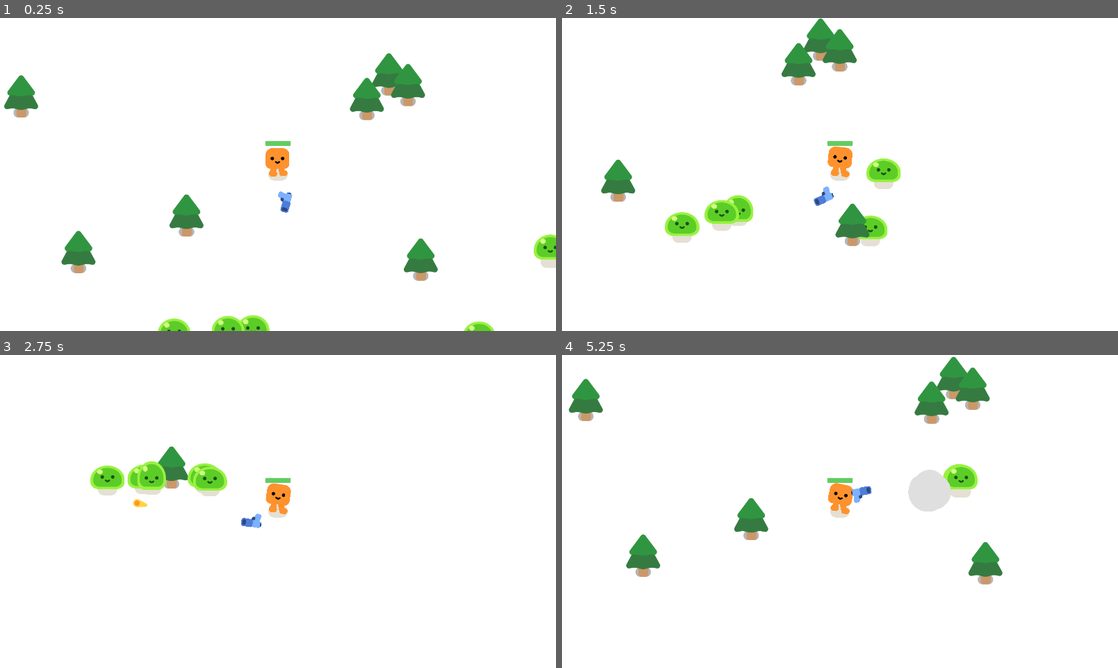
Above: before the commit, frames 1-4 (two rows, left to right).
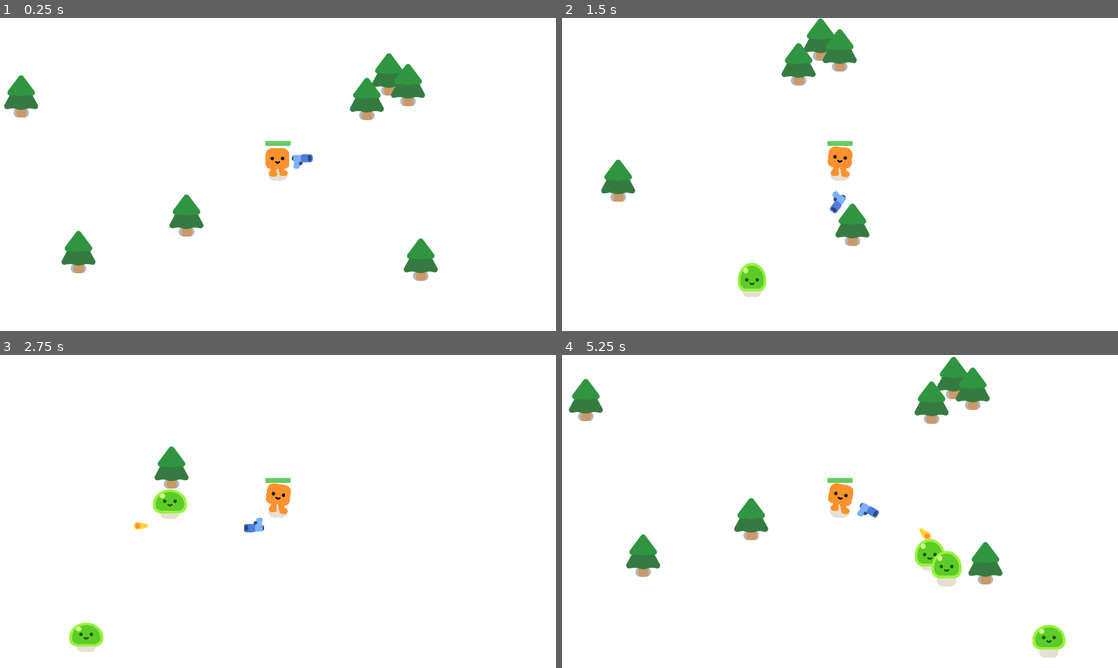
Above: after the commit, the same moments.

Repository: MiseHinoha/survivors-like-practice
Game: Godot game, scene res://survivors_game.tscn
The game is run twice, just before and just after one commit, with the same random seed, the same clock (stepped at 60 frames per second) and the same inputs.
Inputs:
- Up to frame 1 (0.25 s): no input
- Up to frame 2 (1.5 s): hold D (move_right) 0.53-1.28 s; hold S (move_down) from 1.28 s (still down)
- Up to frame 3 (2.75 s): release S (move_down) at 2.03 s; hold D (move_right) from 2.03 s (still down)
- Up to frame 4 (5.25 s): release D (move_right) at 2.78 s; hold W (move_up) 2.78-3.53 s; hold A (move_left) 3.53-5.03 s; hold S (move_down) from 5.03 s (still down)

The runs differ from the first frame. In frame 1, 1.3% of the frame differs, in the area x 28-100%, y 43-100%; in frame 2, 2.7%; in frame 3, 2.8%; in frame 4, 2.9%, in the area x 52-91%, y 34-97%.

Commit message:
增加自动刷怪逻辑

Diff:
--- a/survivors_game.gd
+++ b/survivors_game.gd
@@ -1,14 +1,12 @@
 extends Node2D
 
-func _ready():
-	spawn_mob()
-	spawn_mob()
-	spawn_mob()
-	spawn_mob()
-	spawn_mob()
 
 func spawn_mob():
 	var new_mob = preload("res://mob.tscn").instantiate()
 	%PathFollow2D.progress_ratio = randf()
 	new_mob.global_position = %PathFollow2D.global_position
 	add_child(new_mob)
+
+
+func _on_spawn_mobs_timer_timeout():
+	spawn_mob()
--- a/survivors_game.tscn
+++ b/survivors_game.tscn
@@ -24,6 +24,15 @@
 [node name="Player" parent="." instance=ExtResource("1_igpne")]
 position = Vector2(1078, 504)
 
+[node name="Path2D" type="Path2D" parent="Player"]
+position = Vector2(-1078, -504)
+curve = SubResource("Curve2D_v1nws")
+
+[node name="PathFollow2D" type="PathFollow2D" parent="Player/Path2D"]
+unique_name_in_owner = true
+position = Vector2(-104, -106)
+rotation = -0.00136612
+
 [node name="Tree" parent="." instance=ExtResource("2_ox804")]
 position = Vector2(1385, 300)
 
@@ -45,10 +54,8 @@
 [node name="Tree7" parent="." instance=ExtResource("2_ox804")]
 position = Vector2(1571, 854)
 
-[node name="Path2D" type="Path2D" parent="."]
-curve = SubResource("Curve2D_v1nws")
+[node name="SpawnMobsTimer" type="Timer" parent="."]
+unique_name_in_owner = true
+autostart = true
 
-[node name="PathFollow2D" type="PathFollow2D" parent="Path2D"]
-unique_name_in_owner = true
-position = Vector2(-104, -106)
-rotation = -0.00136612
+[connection signal="timeout" from="SpawnMobsTimer" to="." method="_on_spawn_mobs_timer_timeout"]
